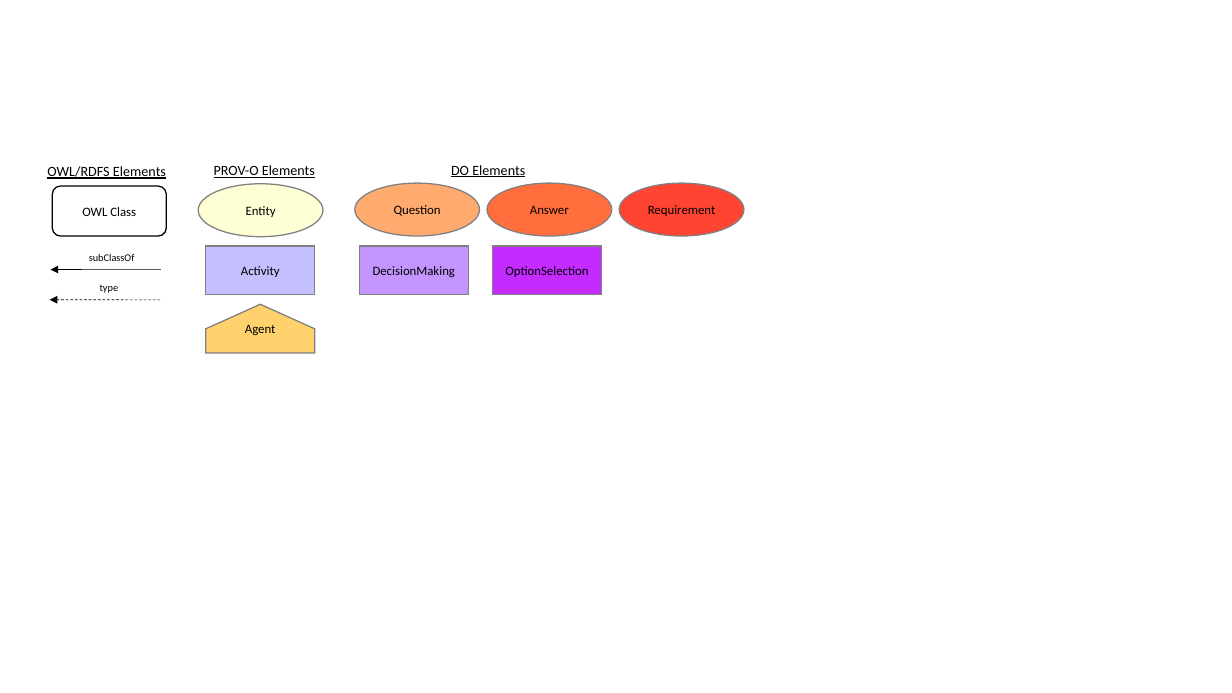
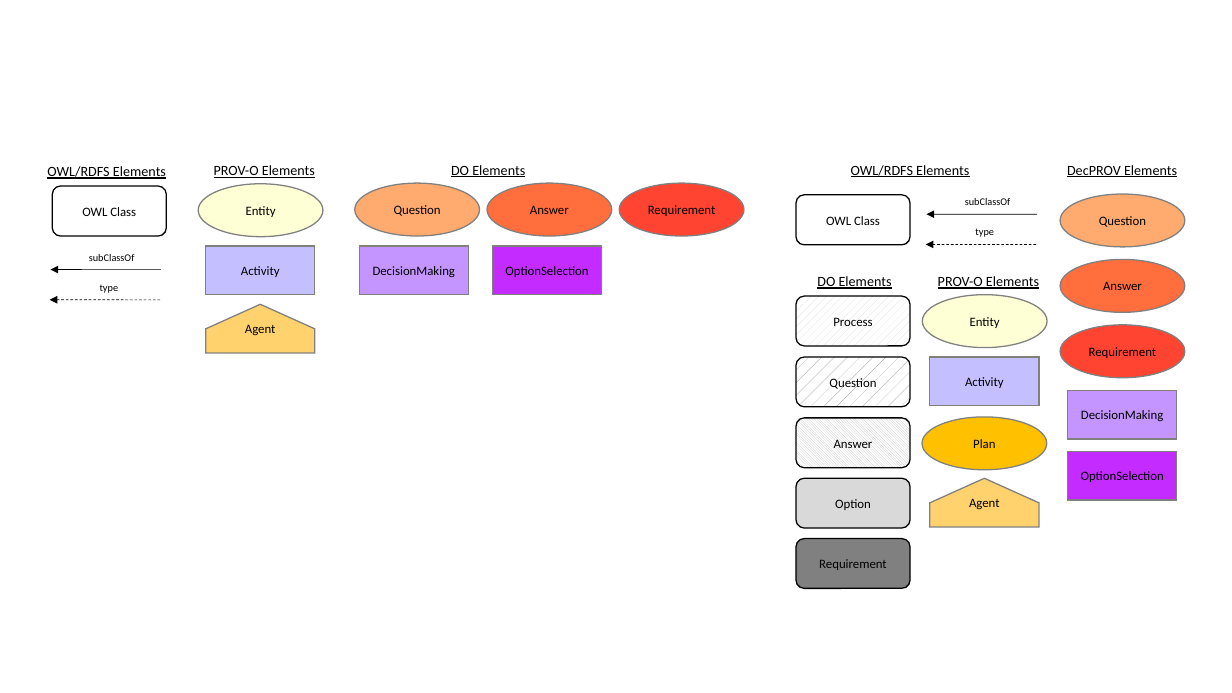
Before and after one commit to nicholascar/decprov-ont, a slide deck: slide 16 of images/diagrams.pptx (slide 14 before the commit). Drawn at 1232x693 pixels with LibreOffice and Linux fonts; fonts in the diff are those of the drawing. Boxes give left, top, right and bottom in pixels: in the first picture for what was removed or moved away, otherwise in the second. Text is boxed around its words. In the diff, an @@ line names an element or a change of style, - is before the commit and + after.

```diff
--- a/images/diagrams.pptx
+++ b/images/diagrams.pptx
@@ text added at (851,165,969,177), 11 pt, text #000000, underline @@
+OWL/RDFS Elements
@@ text added at (1067,165,1177,177), 11 pt, text #000000, underline @@
+DecPROV Elements
@@ rounded rectangle added at (796,195,909,245), fill #FFFFFF, outline #000000 1 pt, 10 pt, text #000000 @@
+OWL Class
@@ text added at (965,198,1011,205), 8 pt, text #000000 @@
+subClassOf
@@ ellipse added at (1060,194,1185,247), fill #FFAA6F, outline #808080 1 pt, 10 pt, text #000000 @@
+Question
@@ arrow added from (1037, 214) to (927, 214), #000000 0.5 pt @@
@@ text added at (975,228,994,237), 8 pt, text #000000 @@
+type
@@ arrow added from (1036, 245) to (926, 245), #000000 0.5 pt dashed @@
@@ ellipse added at (1060,260,1185,312), fill #FF6E3C, outline #808080 1 pt, 10 pt, text #000000 @@
+Answer
@@ rounded rectangle added at (796,296,909,346), fill pattern #D9D9D9 on #FFFFFF, outline #000000 1 pt, 10 pt, text #000000 @@
+Process
@@ text added at (817,276,892,289), 11 pt, text #000000, underline @@
+DO Elements
@@ ellipse added at (922,295,1047,348), fill #FFFFD6, outline #808080 1 pt, 10 pt, text #000000 @@
+Entity
@@ text added at (938,276,1039,289), 11 pt, text #000000, underline @@
+PROV-O Elements
@@ ellipse added at (1060,325,1185,378), fill #FF4432, outline #808080 1 pt, 10 pt, text #000000 @@
+Requirement
@@ rounded rectangle added at (796,357,909,407), fill pattern #808080 on #FFFFFF, outline #000000 1 pt, 10 pt, text #000000 @@
+Question
@@ rectangle added at (930,357,1039,406), fill #C4BFFF, outline #808080 1 pt, 10 pt, text #000000 @@
+Activity
@@ rounded rectangle added at (796,418,909,468), fill pattern #BFBFBF on #FFFFFF, outline #000000 1 pt, 10 pt, text #000000 @@
+Answer
@@ ellipse added at (922,417,1047,470), fill #FFC000, outline #808080 1 pt, 10 pt, text #000000 @@
+Plan
@@ rectangle added at (1067,390,1177,439), fill #C495FF, outline #808080 1 pt, 10 pt, text #000000 @@
+DecisionMaking
@@ rounded rectangle added at (796,479,909,529), fill #D9D9D9, outline #000000 1 pt, 10 pt, text #000000 @@
+Option
@@ freeform shape added at (930,479,1039,528), fill #FFD26D, outline #808080 1 pt, 10 pt, text #000000 @@
+Agent
@@ rectangle added at (1067,452,1177,501), fill #C42BFF, outline #808080 1 pt, 10 pt, text #000000 @@
+OptionSelection
@@ rounded rectangle added at (796,539,909,589), fill #808080, outline #000000 1 pt, 10 pt, text #000000 @@
+Requirement
```
Also in this commit, not shown: 2 other slides changed, 2 slides added, 6 other files.
